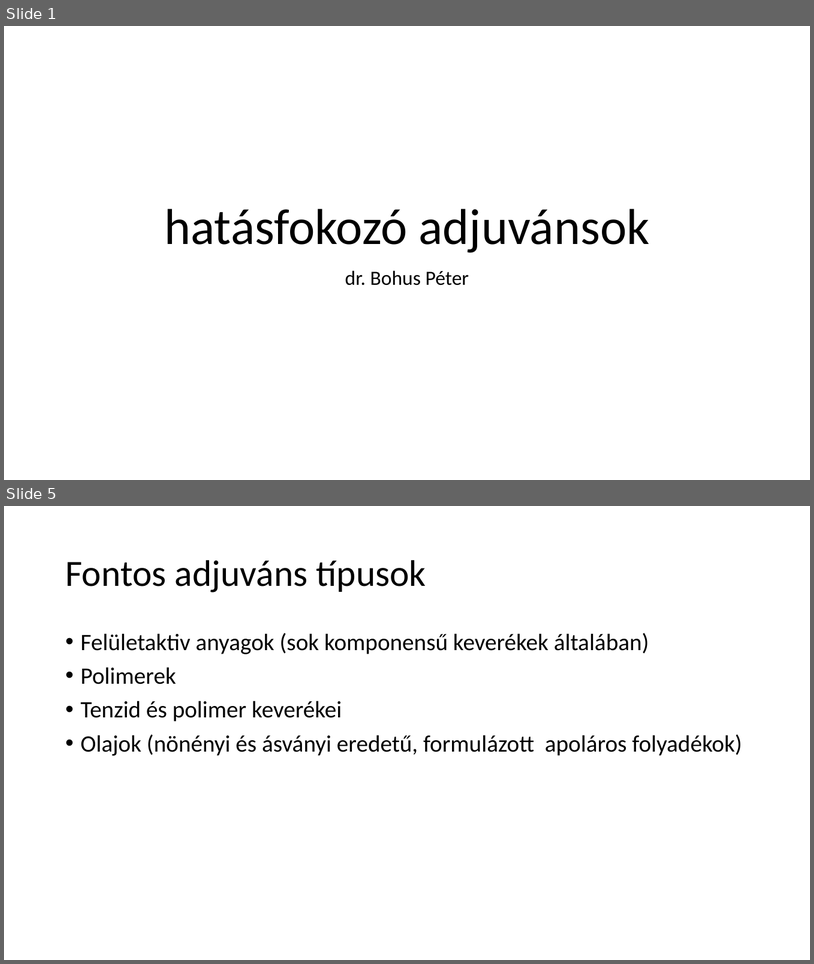
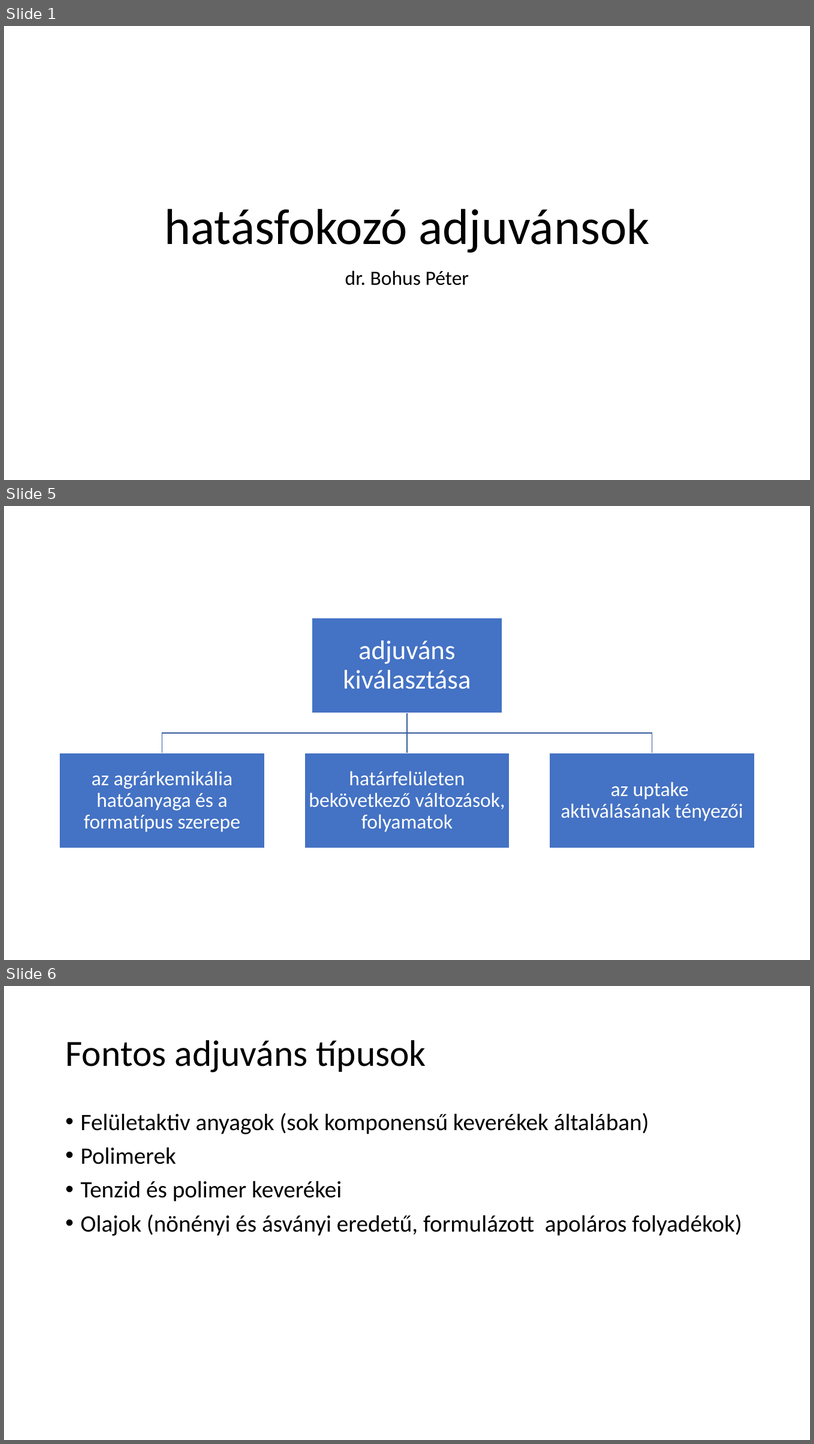
Before and after one commit to LilianaBohus/chemistry-presenations, a slide deck: adjuvants.pptx. Shown one above the other, each under a label of ours: slides 1 and 5 before the commit, slides 1, 5 and 6 after it; the slides between them are not shown. The pictures are 814x964 and 814x1444 pixels, drawn with LibreOffice and Linux fonts; fonts in the diff are those of the drawing. Boxes give left, top, right and bottom in pixels: in the first picture for what was removed or moved away, otherwise in the second. Text is boxed around its words. In the diff, an @@ line names an element or a change of style, - is before the commit and + after.

```diff
--- a/adjuvants.pptx
+++ b/adjuvants.pptx
@@ slide 5 added at (x1=4, y1=506, x2=810, y2=960), background #FFFFFF @@
@@ group added at (x1=60, y1=618, x2=755, y2=848): 4 rectangles, 4 texts, 3 freeform shapes @@
+adjuváns kiválasztása
+az agrárkemikália hatóanyaga és a formatípus szerepe
+határfelületen bekövetkező változások, folyamatok
+az uptake
+aktiválásának tényezői
@@ what was slide 5 is now slide 6 @@
```
Also in this commit, not shown: 7 slides changed.
